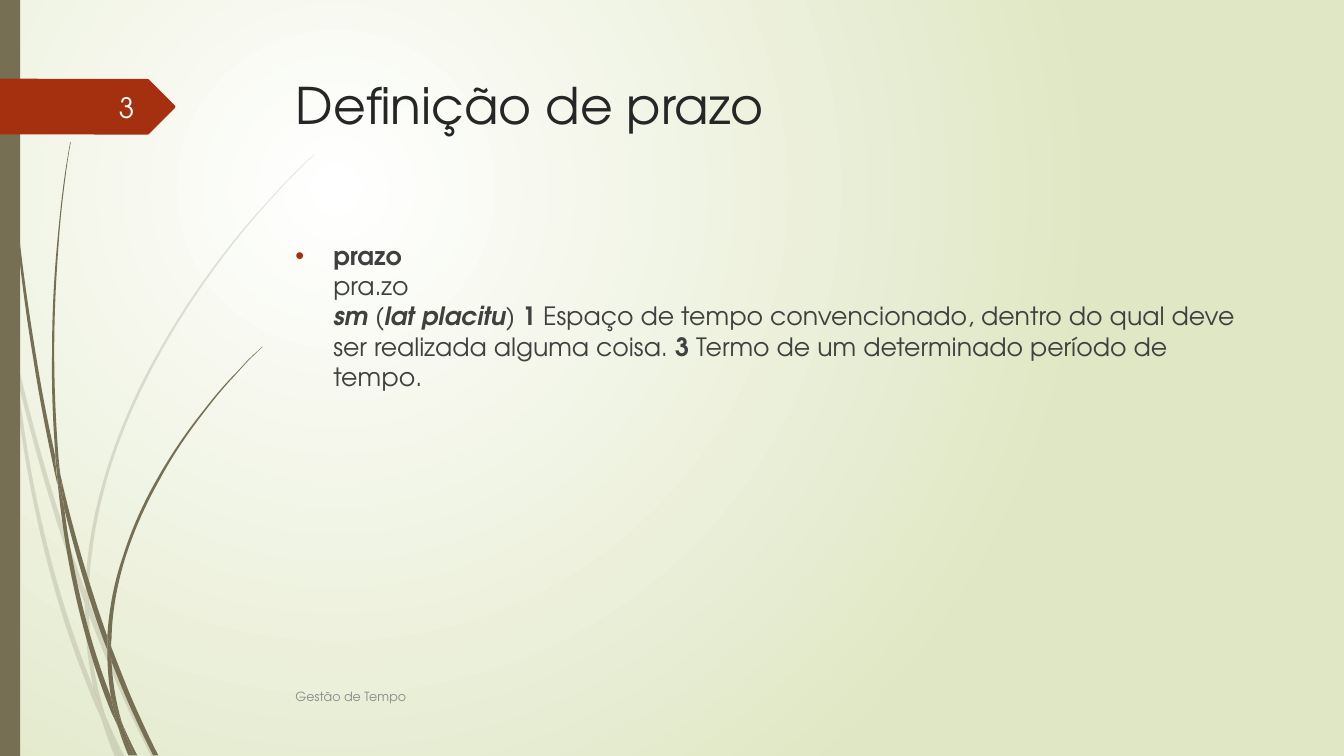
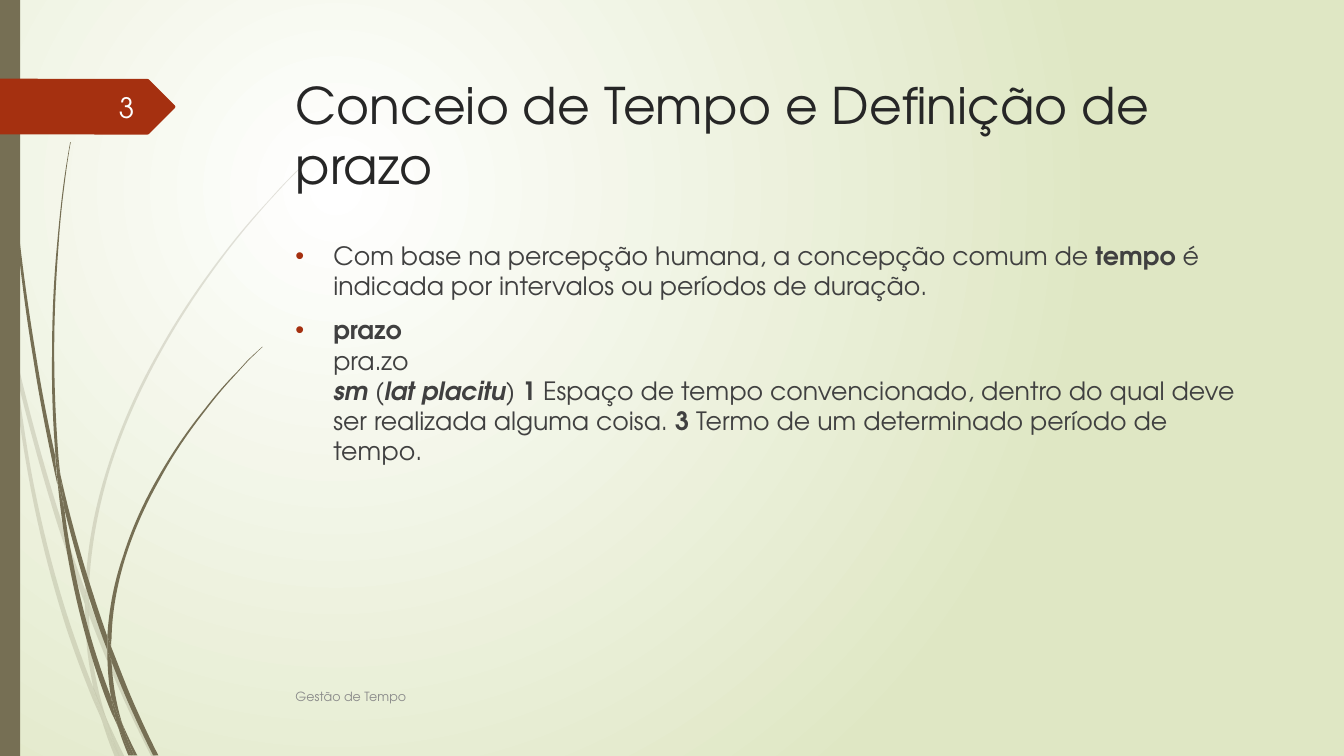
Before and after one commit to FabioMassaretto/GerenciamentoTempoProjeto, a slide deck: slide 3 of GERENCIAMENTO DO TEMPO DO PROJETO.pptx. Drawn at 1344x756 pixels with LibreOffice and Linux fonts; fonts in the diff are those of the drawing. Boxes give left, top, right and bottom in pixels: in the first picture for what was removed or moved away, otherwise in the second. Text is boxed around its words. In the diff, an @@ line names an element or a change of style, - is before the commit and + after.

```diff
--- a/GERENCIAMENTO DO TEMPO DO PROJETO.pptx
+++ b/GERENCIAMENTO DO TEMPO DO PROJETO.pptx
@@ title at (296, 86, 1149, 194): text changed @@
-Definição de prazo
+Conceio de Tempo e Definição de prazo
@@ text at (333, 246, 1199, 301): paragraph added @@
+• Com base na percepção humana, a concepção comum de tempo é indicada por intervalos ou períodos de duração.
```
Also in this commit, not shown: 2 other slides changed, 5 slides added, 1 other file.
